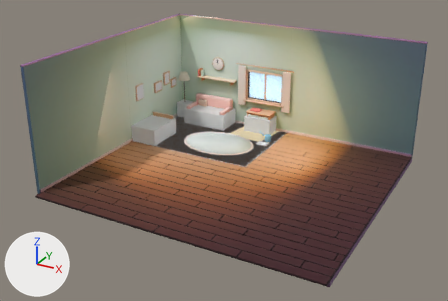
Renders of the glTF model app/public/models/room.glb from each side of a commit.
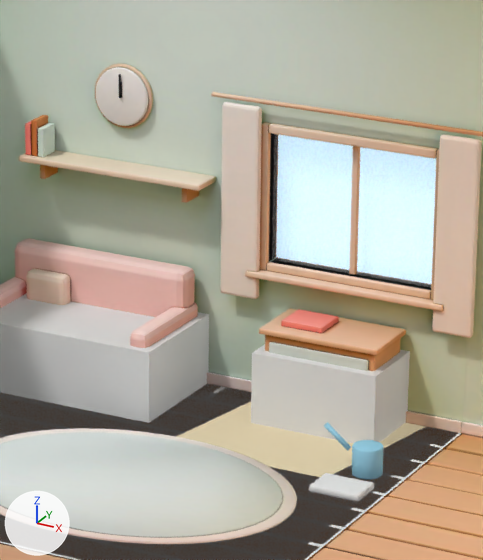
Old and new are each drawn whole from a camera (50 mm lens) standing at (9.22, -15.89, 7.57) and looking at (1.84, -2.48, 0.86) and again close up on the part from 43% to 65% of the width and 15% to 53% of the height. Lighting does not change. The marker at lower left points along +X, +Y and +Z. The last two pictures show the newer version. Where no turn or scale is listed for an object, it has been applied to the vertices. Vertices at exactly the same position are counted once.

In view in the first close-up: 'block_chest', 'block_sofa', 'curtain_l', 'curtain_r', 'dyn_glass', 'dyn_prop_towel', 'dyn_prop_wateringcan', 'dyn_prop_wateringcan_spout', 'dyn_sunpatch', 'nav_floor', 'rug', 'sofa_back', 'static_outside', 'view_area', 'wall_back' and 38 more.
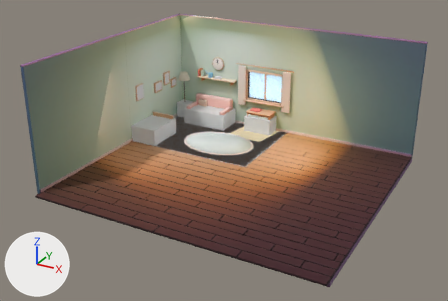
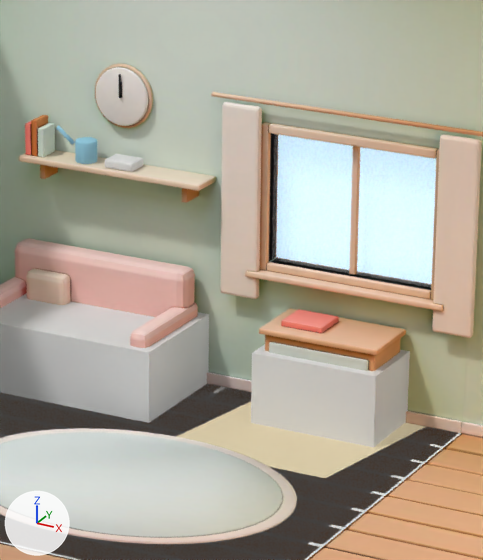
Where the change shows, as pixel boxes [x1, y1, x2, y2] in the close-ups (483 x 560 px):
'dyn_prop_wateringcan', moved, rescaled (28% narrower, 32% shorter): before [352, 440, 383, 480]; after [75, 137, 97, 164]
'dyn_prop_towel', reshaped (39% narrower, 37% shorter): before [309, 473, 374, 502]; after [105, 154, 144, 172]
'dyn_prop_wateringcan_spout', moved: before [324, 422, 351, 451]; after [56, 125, 75, 145]

Edits to the bpy script that builds the scene:
```text
Change me_dyn_prop_wateringcan:
    used by ob_dyn_prop_wateringcan; location = (0.0, 0.0, 0.0)
    remove me_dyn_prop_wateringcan.from_pydata(...)  # 120 vertices, 236 faces; spans x 1.65..1.85, y 0.45..0.65, z 0.0..0.2
    add me_dyn_prop_wateringcan.from_pydata(...)  # 120 vertices, 236 faces; spans x -0.855..-0.705, y 1.295..1.445, z 1.49..1.64
    me_dyn_prop_wateringcan part 1: the whole mesh is scaled about its middle by 0.748, then moved by (-2.53, 0.82, 1.465)
Change me_dyn_prop_towel:
    used by ob_dyn_prop_towel; location = (0.0, 0.0, 0.0)
    remove me_dyn_prop_towel.from_pydata(...)  # 56 vertices, 108 faces; spans x 1.55..1.9, y 0.1..0.35, z 0.0..0.05
    add me_dyn_prop_towel.from_pydata(...)  # 56 vertices, 108 faces; spans x -0.6..-0.38, y 1.29..1.46, z 1.49..1.55
    me_dyn_prop_towel part 2: 56 of 56 vertices moved; they spanned x 1.55..1.9, y 0.1..0.35, z 0.0..0.05 and now span x -0.6..-0.38, y 1.29..1.46, z 1.49..1.55; mean shift (-2.215, 1.15, 1.495)
Change ob_dyn_prop_wateringcan_spout:
    ob_dyn_prop_wateringcan_spout.location: (1.62, 0.55, 0.15) -> (-0.88, 1.37, 1.6)
```
